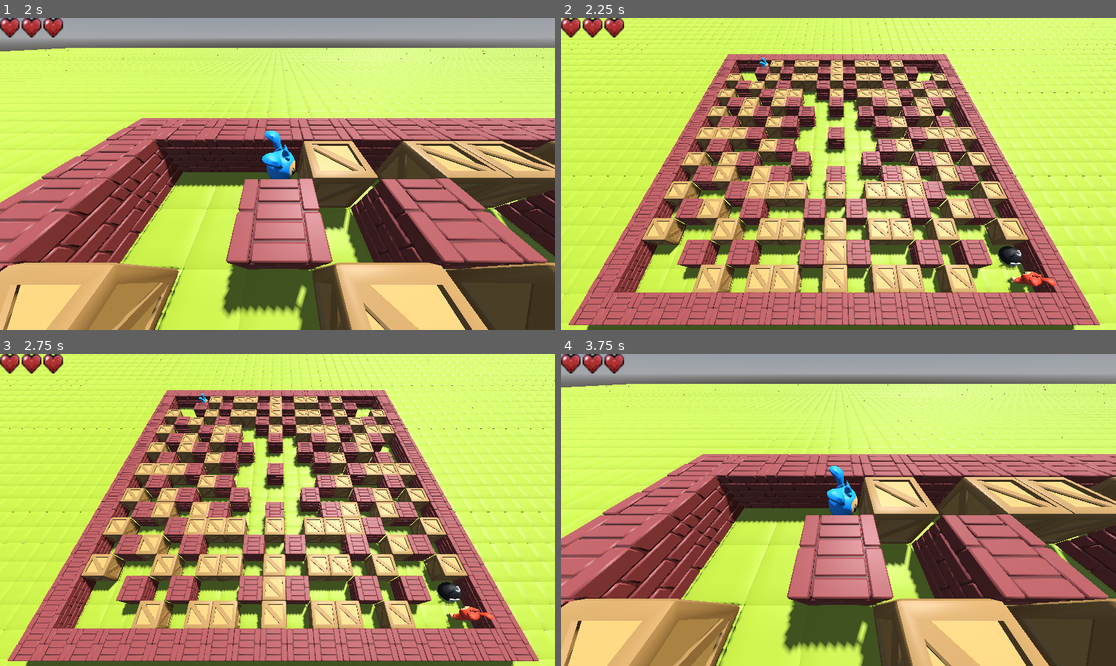
Above: before the commit, frames 1-4 (two rows, left to right).
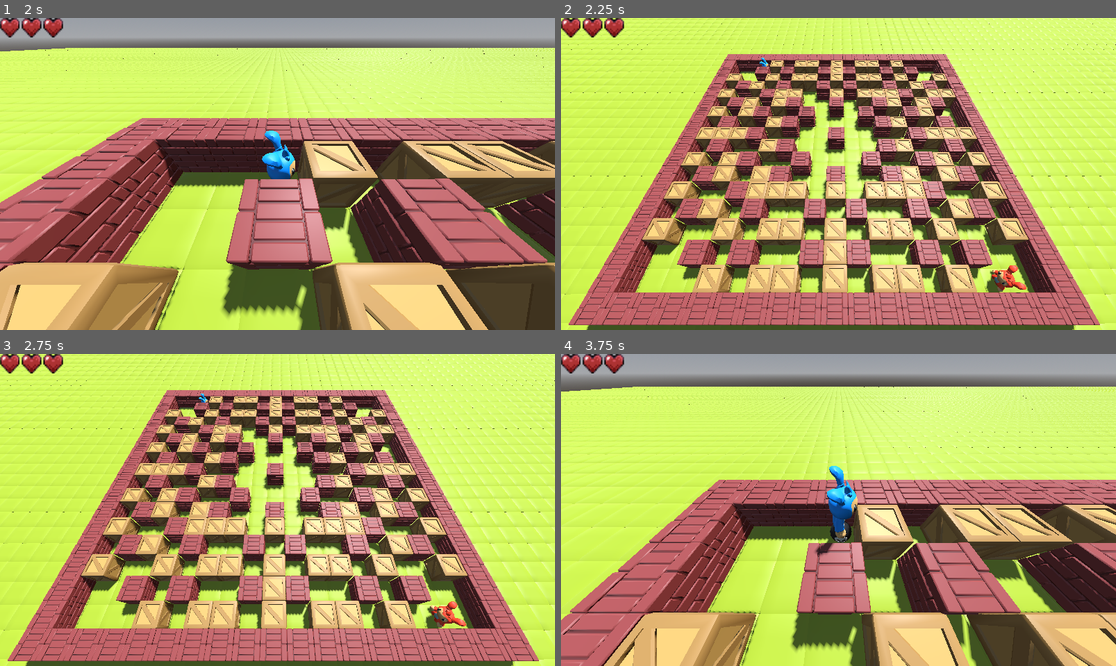
Above: after the commit, the same moments.

Repository: summerflamme/Bomberman
Game: Godot game, scene res://menu/MainMenu.tscn
The game is run twice, just before and just after one commit, with the same random seed, the same clock (stepped at 60 frames per second) and the same inputs.
Inputs:
- Up to frame 1 (2 s): click "Jouer" at 0.5 s; hold Right (p1_right) from 1.28 s (still down); tap Space (p1_bomb) at 1.35 s
- Up to frame 2 (2.25 s): release Right (p1_right) at 2.03 s; hold Down (p1_down) from 2.03 s (still down); tap F (switch_camera) at 2.1 s
- Up to frame 3 (2.75 s): keep holding Down (p1_down)
- Up to frame 4 (3.75 s): release Down (p1_down) at 2.78 s; hold Right (p1_right) 2.78-3.53 s; tap Space (p1_bomb) at 2.85 s; hold Up (p1_up) from 3.53 s (still down); tap F (switch_camera) at 3.6 s

Frame 1 is identical in both runs. In frame 2, 0.9% of the frame differs, in the area x 43-90%, y 11-89%; in frame 3, 0.9%; in frame 4, 54%, in the area x 0-100%, y 9-100%.

Commit message:
Update position bombe

Diff:
--- a/bomberman/enemy/enemy.gd
+++ b/bomberman/enemy/enemy.gd
@@ -14,7 +14,7 @@
 
 const TILE_SIZE := 2.0
 const MOVE_DURATION := 0.2
-var life := 3
+var life := 10
 var invincible := false
 var can_move := true
 var can_place_bomb := true
@@ -142,8 +142,8 @@
 	wall_detection.target_position = facing_dir * TILE_SIZE
 
 
-func _get_cell_in_front_plus_one() -> Vector3i:
-	var front_pos = global_transform.origin + facing_dir * TILE_SIZE * 2
+func _get_cell_in_front() -> Vector3i:
+	var front_pos = global_transform.origin + facing_dir * TILE_SIZE
 	var local_pos = gridmap.to_local(front_pos)
 	return gridmap.local_to_map(local_pos)
 
@@ -151,7 +151,7 @@
 	if is_placing_bomb:
 		return
 
-	var cell = _get_cell_in_front_plus_one()
+	var cell = _get_cell_in_front()
 	var item_id = gridmap.get_cell_item(cell)
 
 	if item_id == 0:
@@ -201,7 +201,7 @@
 	nb_bomb -= 1
 
 	var bomb = bomb_scene.instantiate()
-	var target_pos = snap_to_grid(global_transform.origin + facing_dir * TILE_SIZE)
+	var target_pos = snap_to_grid(global_transform.origin)
 	bomb.global_transform.origin = target_pos
 	get_parent().add_child(bomb)
 
--- a/bomberman/player/player.gd
+++ b/bomberman/player/player.gd
@@ -177,6 +177,8 @@
 	if nb_bomb <= 0 or is_placing_bomb:
 		return
 
+	var target_pos  = snap_to_grid(global_transform.origin)
+	target_pos.y = 0.0
 	is_placing_bomb = true
 	nb_bomb -= 1
 
@@ -185,8 +187,6 @@
 	var bomb = bomb_scene.instantiate()
 	bomb.range_explosion = range_explosion
 
-
-	var target_pos = snap_to_grid(global_transform.origin + facing_dir * TILE_SIZE)
 	bomb.global_transform.origin = target_pos
 	get_parent().add_child(bomb)
 
